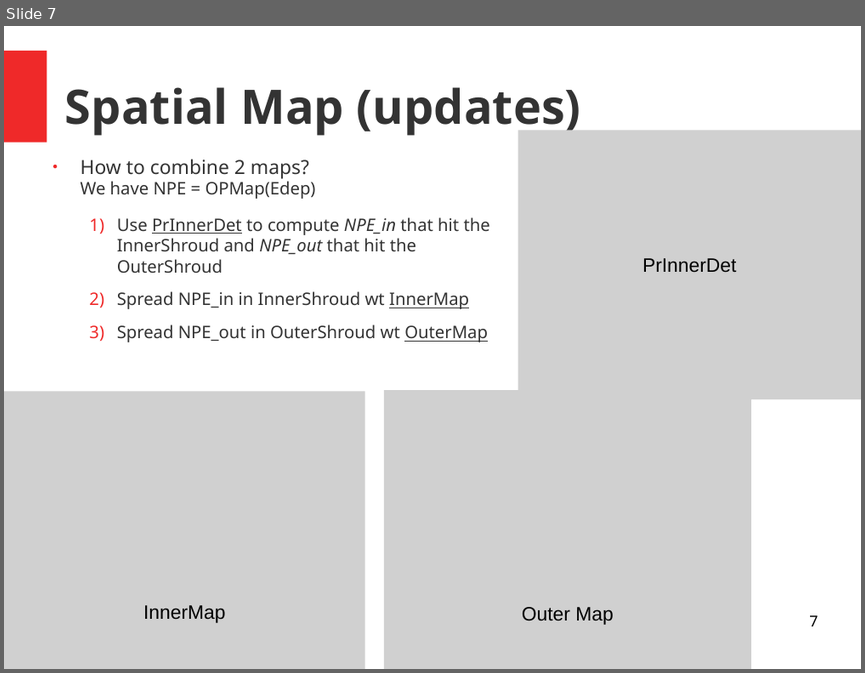
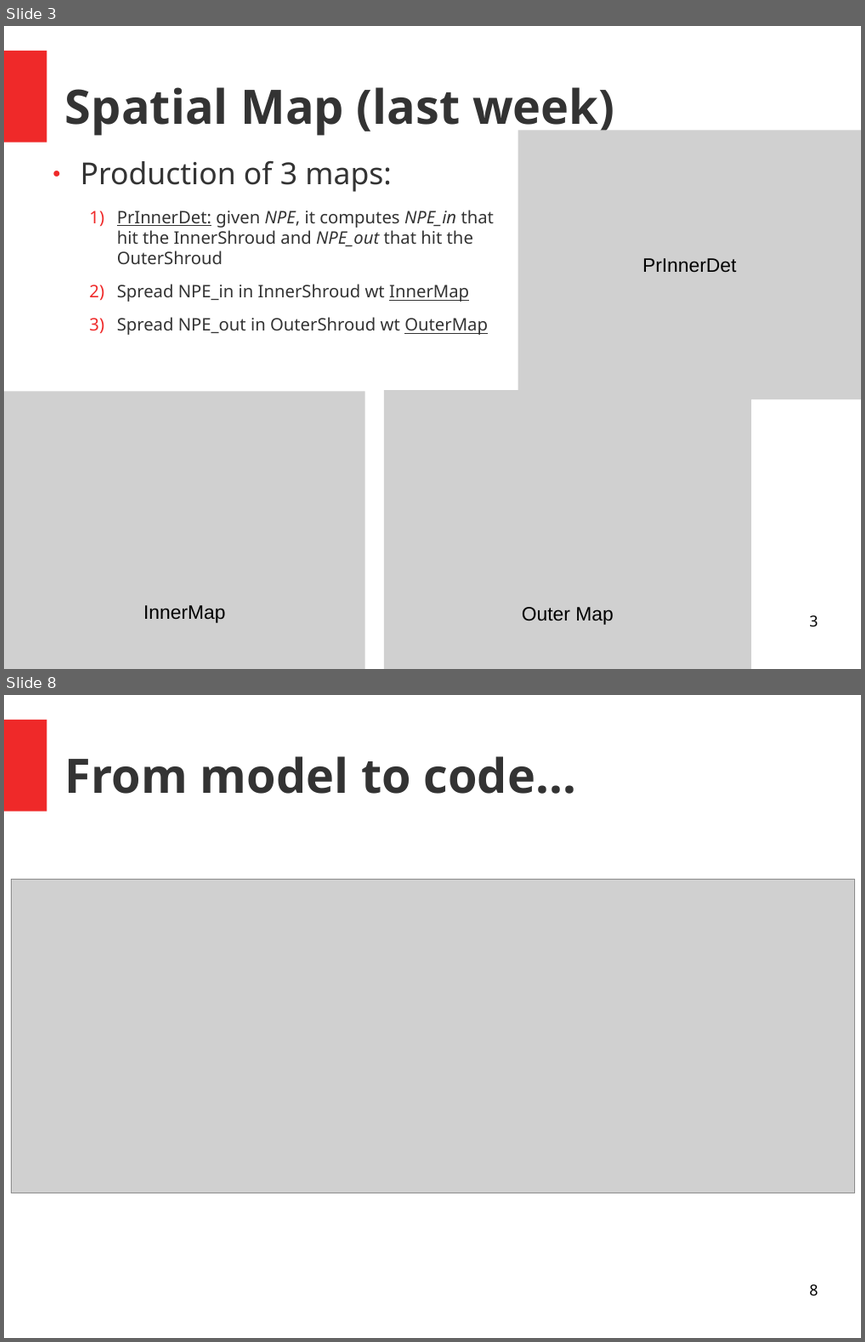
Before and after one commit to luigiberducci/ML4NP, a slide deck: Docs/meeting_ml4np_14lug2020.odp. Shown one above the other, each under a label of ours: slide 7 before the commit, slides 3 and 8 after it; the slides between them are not shown. The pictures are 865x673 and 865x1342 pixels, drawn with LibreOffice and Linux fonts; fonts in the diff are those of the drawing; grey boxes stand for pictures. Boxes give left, top, right and bottom in pixels: in the first picture for what was removed or moved away, otherwise in the second. Text is boxed around its words. In the diff, an @@ line names an element or a change of style, - is before the commit and + after.

```diff
--- a/Docs/meeting_ml4np_14lug2020.odp
+++ b/Docs/meeting_ml4np_14lug2020.odp
@@ slide 8 added at (4,695,861,1338), background #FFFFFF; not listed: 1 template element that a slide beside it also shows @@
@@ title added at (65,756,576,794), 44 pt, text #333333, bold @@
+From model to code...
@@ picture added at (12,879,856,1192) @@
@@ page number added at (809,1284,817,1295), 14 pt, text #000000 @@
+8
@@ what was slide 7 is now slide 3 @@
@@ slide 3 changed as well @@
@@ title at (65,87,614,136): text changed @@
-Spatial Map (updates)
+Spatial Map (last week)
@@ text at (80,161,494,264): text changed @@
-● How to combine 2 maps?
-  We have NPE = OPMap(Edep)
-  1) Use PrInnerDet to compute NPE_in that hit the InnerShroud and NPE_out that hit the OuterShroud
+● Production of 3 maps:
+  1) PrInnerDet: given NPE, it computes NPE_in that hit the InnerShroud and NPE_out that hit the OuterShroud
@@ page number at (809,615,817,627): text changed @@
-7
+3
```
Also in this commit, not shown: 2 other slides changed, 6 other slides added, 14 slides removed.
